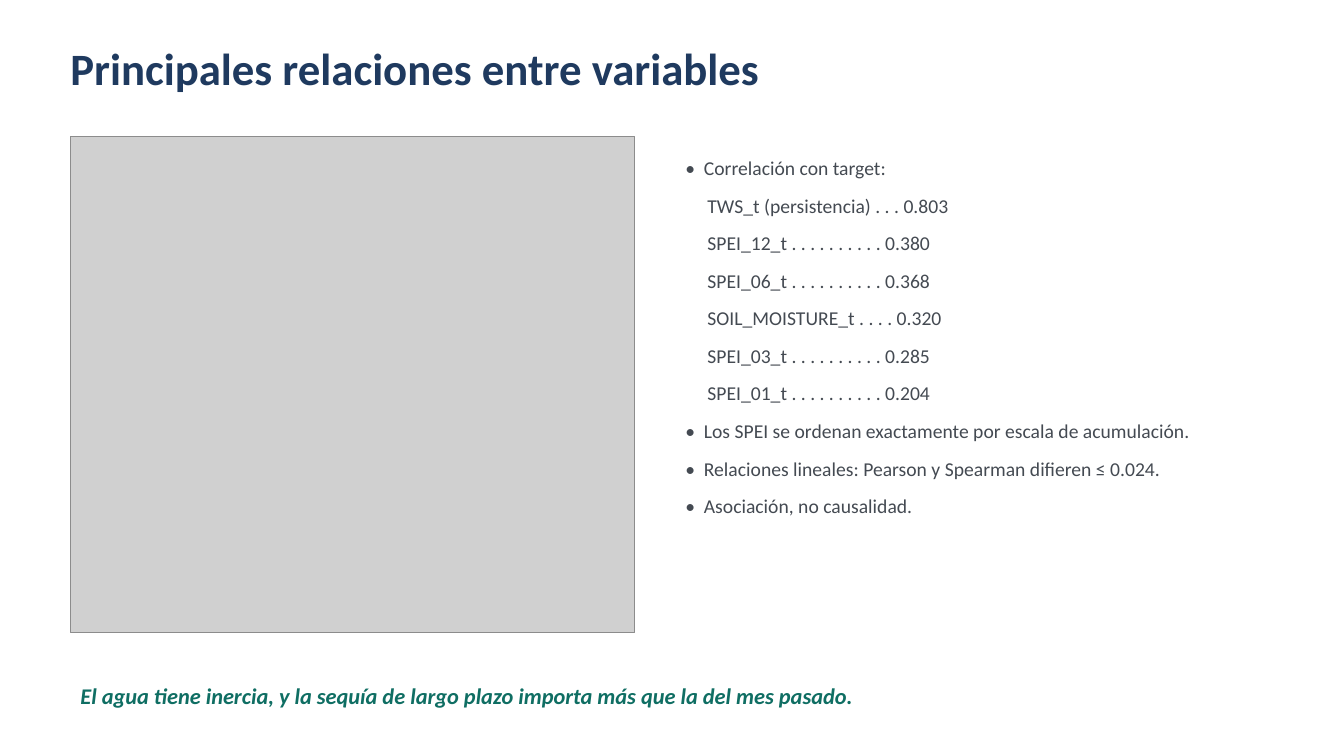
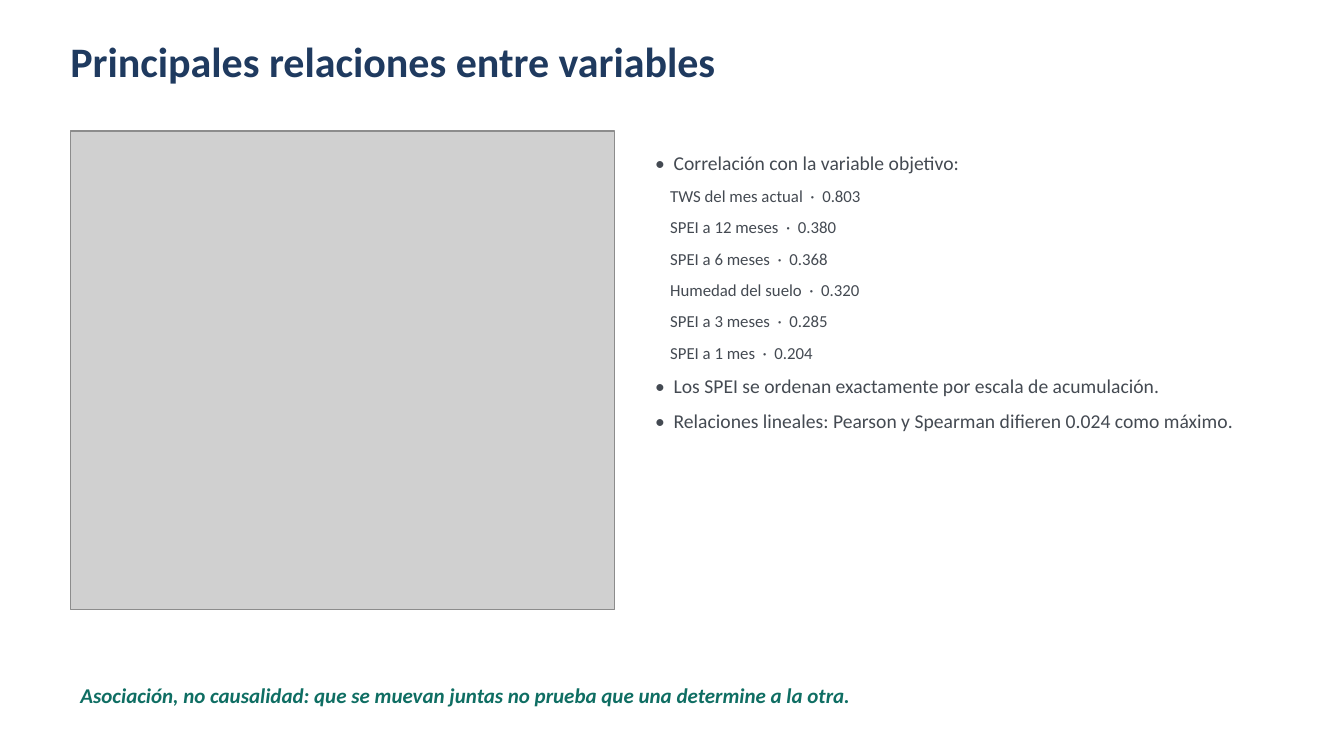
Before and after one commit to Javiervalladares1/Proyecto2Datos, a slide deck: slide 13 of docs/Proyecto2_Presentacion.pptx (slide 8 before the commit). Drawn at 1344x756 pixels with LibreOffice and Linux fonts; fonts in the diff are those of the drawing; grey boxes stand for pictures. Boxes give left, top, right and bottom in pixels: in the first picture for what was removed or moved away, otherwise in the second. Text is boxed around its words. In the diff, an @@ line names an element or a change of style, - is before the commit and + after.

```diff
--- a/docs/Proyecto2_Presentacion.pptx
+++ b/docs/Proyecto2_Presentacion.pptx
@@ text "Principales relaciones entre variables" at <box>70,47,715,84</box>: size 32 to 30 pt @@
@@ picture: place and size @@
-picture at <box>71,136,635,633</box>
+picture at <box>71,131,615,610</box>
@@ text "• Correlación con la variable ...": place and size @@
-text "• Correlación con la variable ..." at <box>704,161,1189,516</box>
+text "• Correlación con la variable ..." at <box>670,156,1233,431</box>
@@ text at <box>670,156,959,359</box>: text changed; size 14 to 12 pt @@
-• Correlación con target:
-TWS_t (persistencia) . . . 0.803
-SPEI_12_t . . . . . . . . . . 0.380
-SPEI_06_t . . . . . . . . . . 0.368
-SOIL_MOISTURE_t . . . . 0.320
-SPEI_03_t . . . . . . . . . . 0.285
-SPEI_01_t . . . . . . . . . . 0.204
+• Correlación con la variable objetivo:
+TWS del mes actual · 0.803
+SPEI a 12 meses · 0.380
+SPEI a 6 meses · 0.368
+Humedad del suelo · 0.320
+SPEI a 3 meses · 0.285
+SPEI a 1 mes · 0.204
@@ text at <box>674,379,1159,396</box>: less space between paragraphs @@
@@ text at <box>674,414,1233,431</box>: text changed @@
-• Relaciones lineales: Pearson y Spearman difieren ≤ 0.024.
-• Asociación, no causalidad.
+• Relaciones lineales: Pearson y Spearman difieren 0.024 como máximo.
@@ text at <box>80,688,849,707</box>: text changed; size 16 to 15 pt @@
-El agua tiene inercia, y la sequía de largo plazo importa más que la del mes pasado.
+Asociación, no causalidad: que se muevan juntas no prueba que una determine a la otra.
```
Also in this commit, not shown: 8 other slides changed, 6 slides added.
